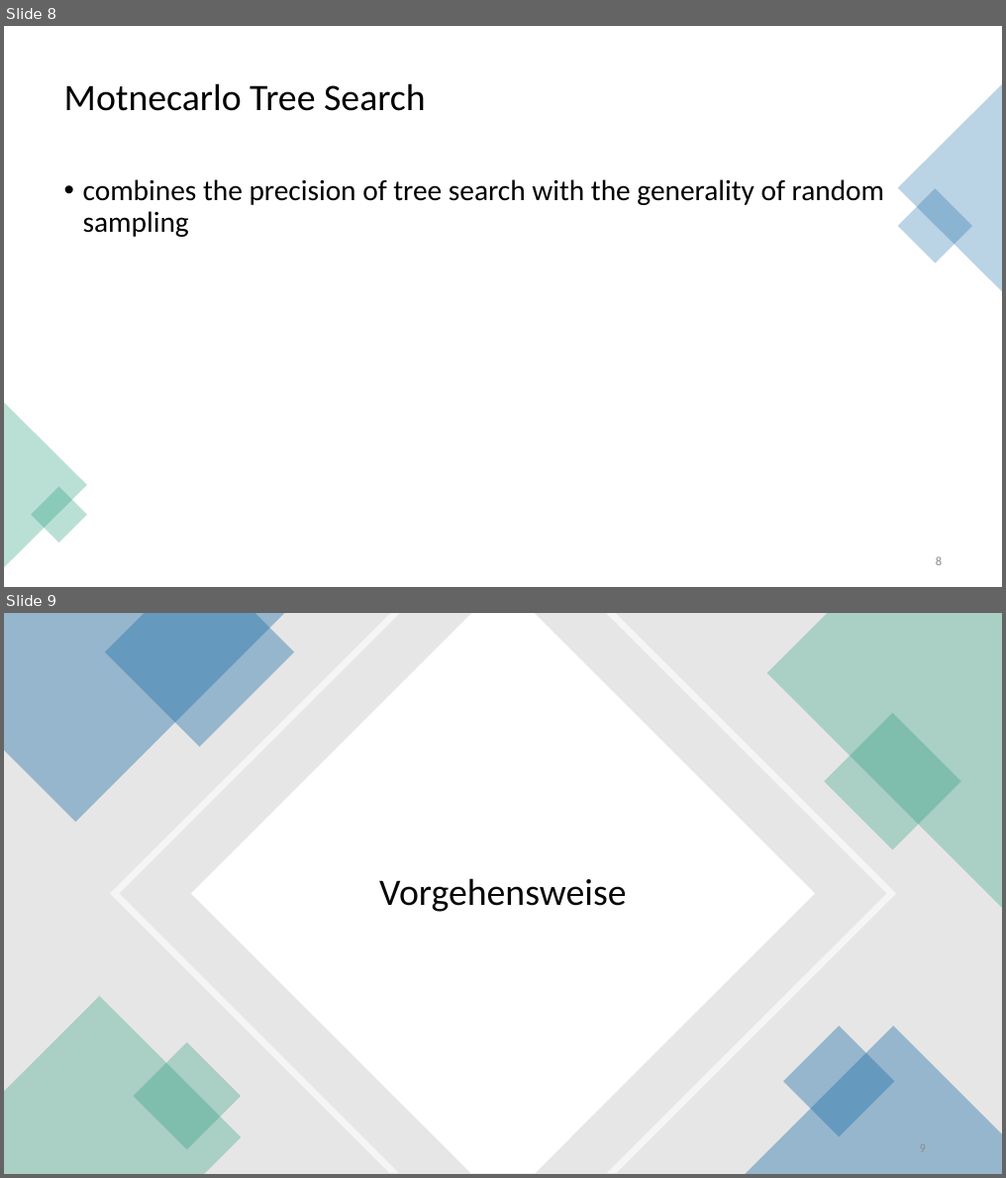
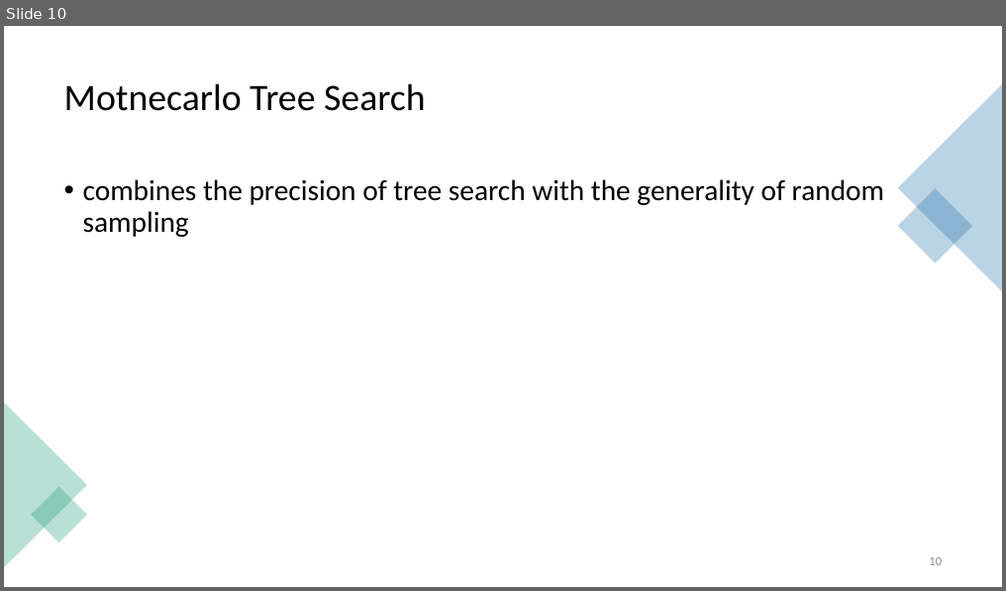
Before and after one commit to Brebeck-Jan/chessmaster, a slide deck: Präsentationen/Zwischen_Präse/Chessmaster_Zwischenpräsentation.pptx. Shown one above the other, each under a label of ours: slides 8 and 9 before the commit, slide 10 after it. The pictures are 1006x1178 and 1006x591 pixels, drawn with LibreOffice and Linux fonts; fonts in the diff are those of the drawing. Boxes give left, top, right and bottom in pixels: in the first picture for what was removed or moved away, otherwise in the second. Text is boxed around its words. In the diff, an @@ line names an element or a change of style, - is before the commit and + after.

```diff
--- a/Präsentationen/Zwischen_Präse/Chessmaster_Zwischenpräsentation.pptx
+++ b/Präsentationen/Zwischen_Präse/Chessmaster_Zwischenpräsentation.pptx
@@ slide 9 removed at <box>4,613,1002,1174</box>, background #FFFFFF @@
@@ rectangle removed at <box>4,613,1002,1174</box> @@
@@ freeform shape removed at <box>4,613,284,822</box> @@
@@ freeform shape removed at <box>105,613,294,747</box> @@
@@ freeform shape removed at <box>110,613,896,1174</box> @@
@@ freeform shape removed at <box>191,613,815,1174</box> @@
@@ freeform shape removed at <box>767,613,1002,908</box> @@
@@ rectangle removed at <box>824,713,961,851</box> @@
@@ title removed at <box>379,878,626,912</box> @@
-Vorgehensweise
@@ freeform shape removed at <box>4,997,241,1174</box> @@
@@ freeform shape removed at <box>745,1026,1002,1174</box> @@
@@ rectangle removed at <box>783,1026,895,1137</box> @@
@@ rectangle removed at <box>134,1043,242,1151</box> @@
@@ what was slide 8 is now slide 10 @@
@@ page number at <box>929,558,942,566</box>: text changed @@
-8
+10
```
Also in this commit, not shown: 9 slides added, 2 other slides removed.
